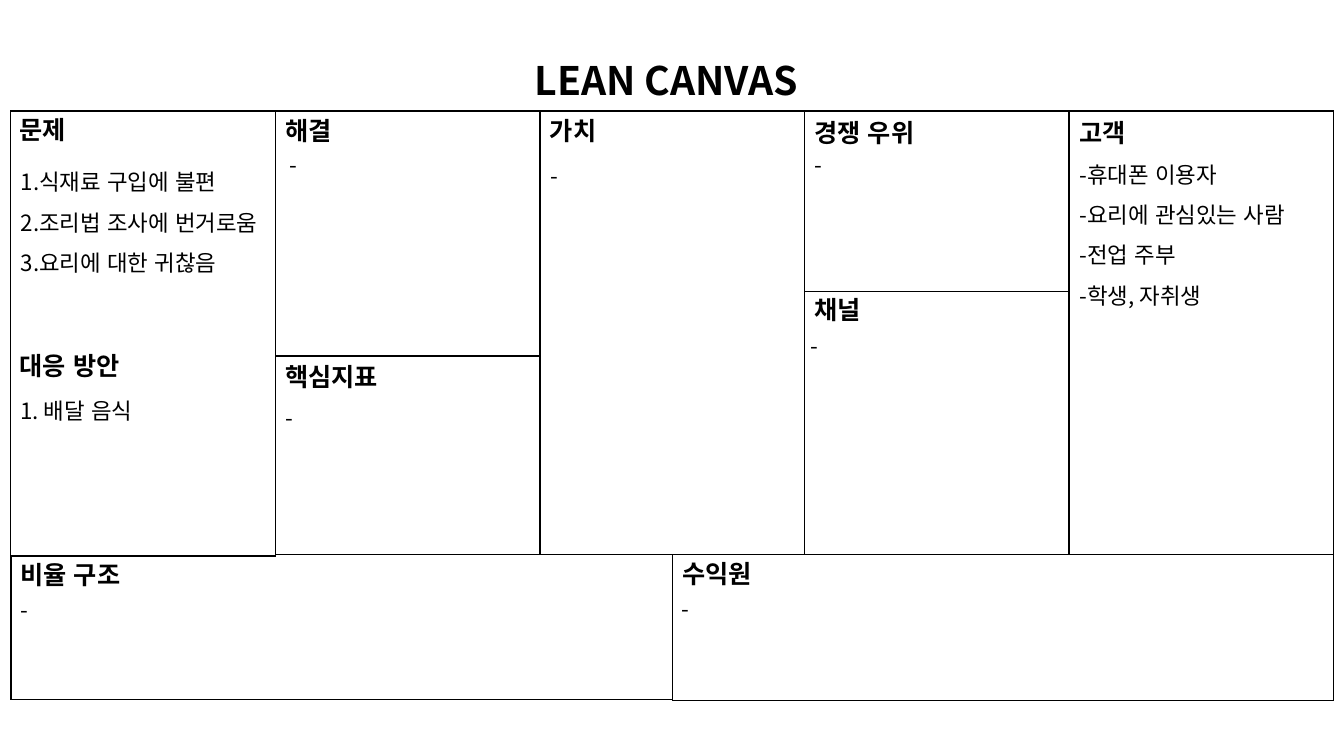
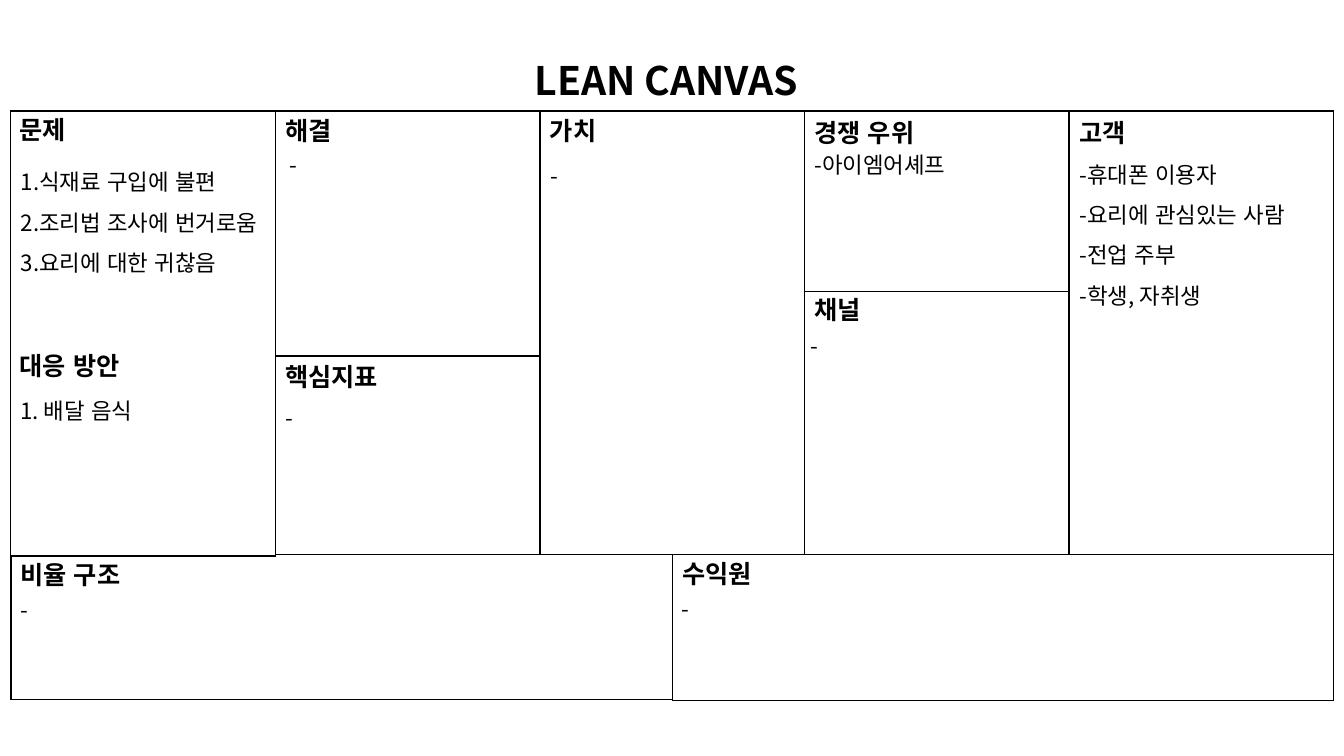
Before and after one commit to junghyunseo0105/20191022-recipe-company, a slide deck: slide 1 of 린캔버스.pptx. Drawn at 1344x756 pixels with LibreOffice and Linux fonts; fonts in the diff are those of the drawing. Boxes give left, top, right and bottom in pixels: in the first picture for what was removed or moved away, otherwise in the second. Text is boxed around its words. In the diff, an @@ line names an element or a change of style, - is before the commit and + after.

```diff
--- a/린캔버스.pptx
+++ b/린캔버스.pptx
@@ text at [814, 154, 945, 175]: text changed @@
--
+-아이엠어셰프
```
